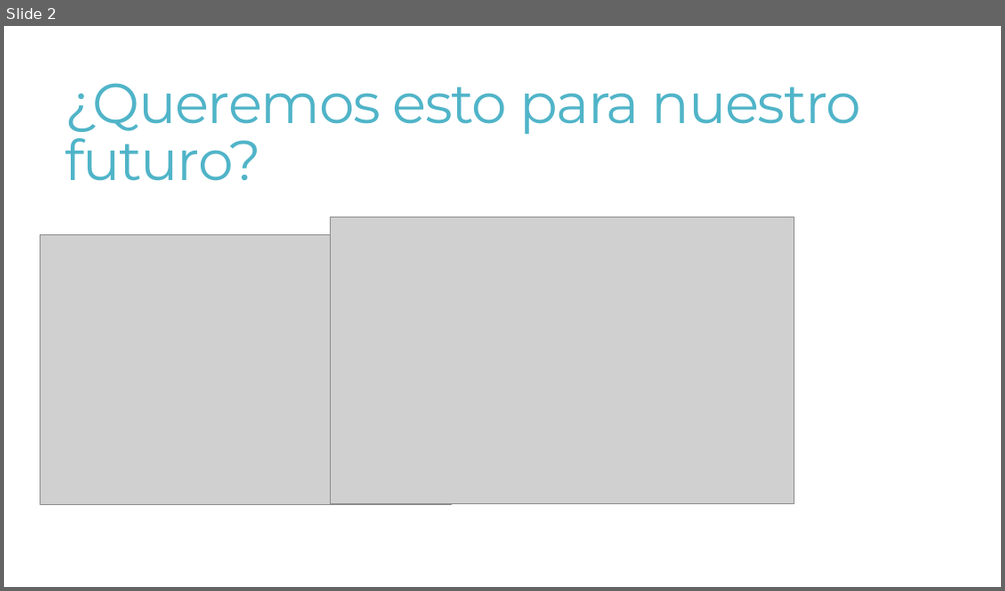
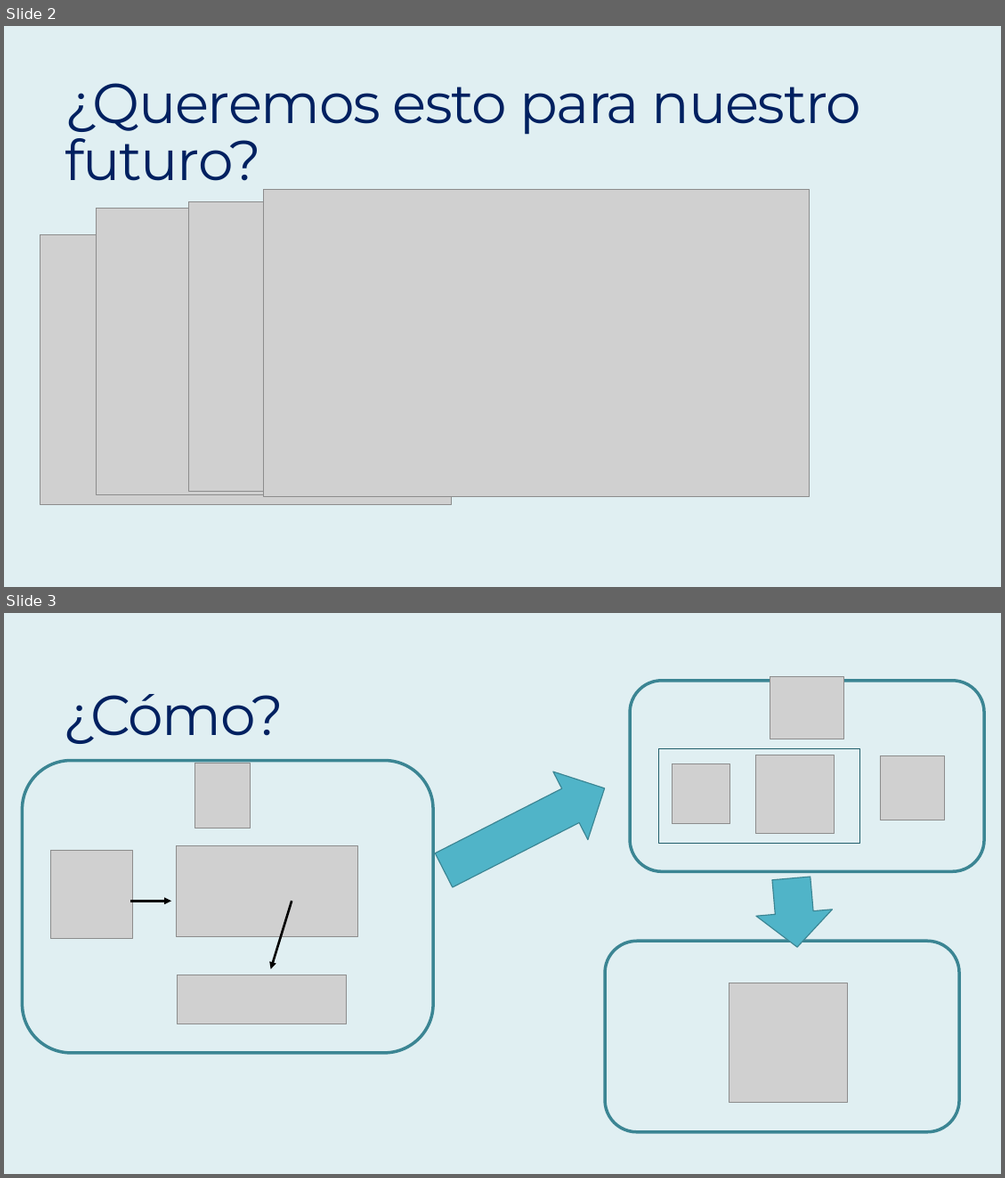
Before and after one commit to iaguerri/climate_change_cities, a slide deck: Ironhack.pptx. Shown one above the other, each under a label of ours: slide 2 before the commit, slides 2 and 3 after it. The pictures are 1005x591 and 1005x1178 pixels, drawn with LibreOffice and Linux fonts; fonts in the diff are those of the drawing; grey boxes stand for pictures. Boxes give left, top, right and bottom in pixels: in the first picture for what was removed or moved away, otherwise in the second. Text is boxed around its words. In the diff, an @@ line names an element or a change of style, - is before the commit and + after.

```diff
--- a/Ironhack.pptx
+++ b/Ironhack.pptx
@@ slide 3 added at [4,613,1001,1174], background #E0EFF2 @@
@@ rounded rectangle added at [630,681,985,871], outline #3B8594 3 pt @@
@@ picture added at [769,676,844,738] @@
@@ text added at [63,694,283,744], 54 pt, text #002060 @@
+¿Cómo?
@@ rounded rectangle added at [22,761,433,1053], outline #3B8594 3 pt @@
@@ picture added at [194,763,250,827] @@
@@ right arrow added at [427,755,622,904], fill #50B4C8, outline #3B8594 1 pt @@
@@ rectangle added at [658,749,860,844], outline #215E6B 0.5 pt @@
@@ picture added at [672,764,730,824] @@
@@ picture added at [755,755,834,834] @@
@@ picture added at [880,755,945,821] @@
@@ picture added at [50,850,133,938] @@
@@ picture added at [176,846,357,937] @@
@@ right arrow added at [753,876,835,950], fill #50B4C8, outline #3B8594 1 pt @@
@@ arrow added from (130, 900) to (171, 900), #000000 2.25 pt @@
@@ arrow added from (291, 900) to (271, 969), #000000 2.25 pt @@
@@ rounded rectangle added at [606,941,960,1131], outline #3B8594 3 pt @@
@@ picture added at [178,975,347,1024] @@
@@ picture added at [728,983,848,1102] @@
@@ slide 2 changed as well @@
@@ background #FFFFFF to #E0EFF2 @@
@@ title "¿Queremos esto para nuestro futuro?" at [65,83,861,181]: text colour #50B4C8 to #002060 @@
@@ picture: place and size @@
-picture at [330,217,793,504]
+picture at [96,208,559,495]
@@ picture added at [189,201,574,491] @@
@@ picture added at [264,189,809,496] @@
```
Also in this commit, not shown: 1 other slide changed, 2 other slides added, 3 slides removed, 1 other file.
